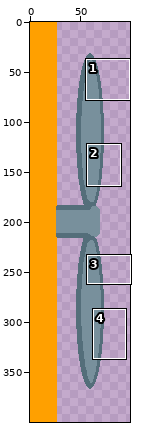
Pixel-art file, stored at Assets/Sprites/Fan.aseprite. The first picture is a wide view before the edit; the outline marks the close-up.
Close-up. Before the commit:
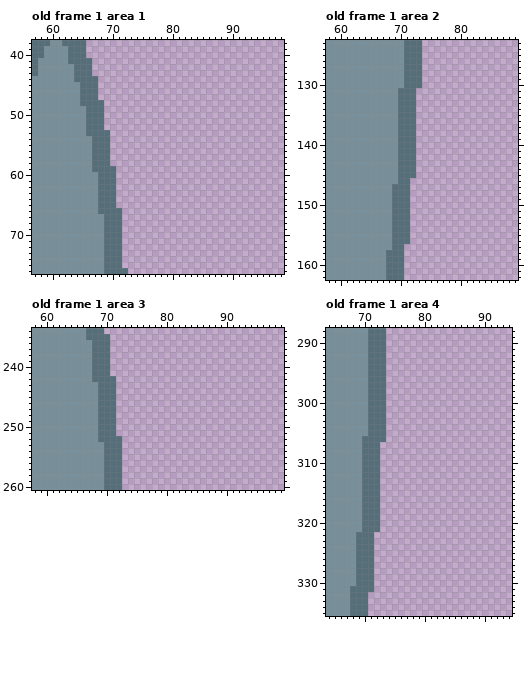
100x400 pixels, 1 frame. Shown: old frame 1 area 1: x 57..98, y 38..76; old frame 1 area 2: x 58..89, y 123..162; old frame 1 area 3: x 58..99, y 234..260; old frame 1 area 4: x 64..94, y 288..335. The commit also changed other frames or places, which this record leaves out.
The same view after the edit:
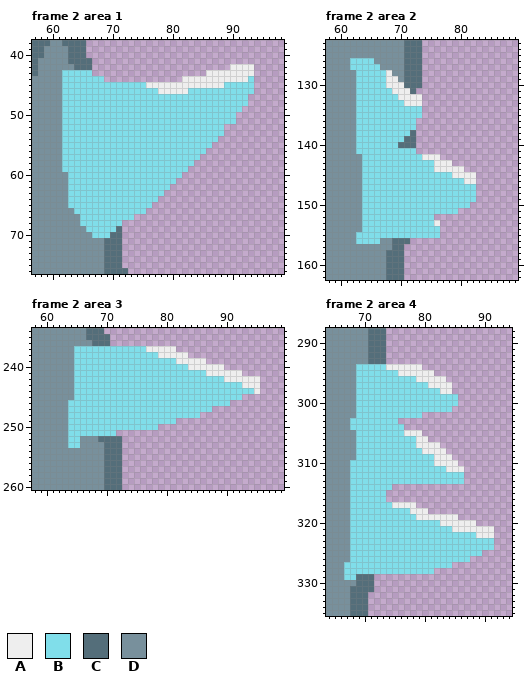
Palette (. is transparent): A #eeeeee  B #80deea  C #546e7a  D #78909c
A new or re-ordered frame is compared with the old frame closest to it.
Diff:
frames 1 -> 3
Changed rows in their new state; - is an unchanged pixel.
Frame 2 area 1 is new; against old frame 1:
first column x 62:
42 ----------------------------AAAA
43 BBBBB-------------------AAAAAAAA
44 BBBBBBB-------------AAAAAAAAAAAB
45 BBBBBBBBBBBBBBAAAAAAAAAAAAABBBBB
46 BBBBBBBBBBBBBBBBAAAAABBBBBBBBBBB
47 BBBBBBBBBBBBBBBBBBBBBBBBBBBBBBB-
48 BBBBBBBBBBBBBBBBBBBBBBBBBBBBBBB-
49 BBBBBBBBBBBBBBBBBBBBBBBBBBBBBB--
50 BBBBBBBBBBBBBBBBBBBBBBBBBBBBB---
51 BBBBBBBBBBBBBBBBBBBBBBBBBBBBB---
52 BBBBBBBBBBBBBBBBBBBBBBBBBBB-----
53 BBBBBBBBBBBBBBBBBBBBBBBBBBB-----
54 BBBBBBBBBBBBBBBBBBBBBBBBBB------
55 BBBBBBBBBBBBBBBBBBBBBBBBB-------
56 BBBBBBBBBBBBBBBBBBBBBBBB--------
57 BBBBBBBBBBBBBBBBBBBBBBB---------
58 BBBBBBBBBBBBBBBBBBBBBB----------
59 BBBBBBBBBBBBBBBBBBBBB-----------
60 -BBBBBBBBBBBBBBBBBBB------------
61 -BBBBBBBBBBBBBBBBBB-------------
62 -BBBBBBBBBBBBBBBBB--------------
63 -BBBBBBBBBBBBBBBB---------------
64 -BBBBBBBBBBBBBBB----------------
65 -BBBBBBBBBBBBBB-----------------
66 --BBBBBBBBBBBB------------------
67 ---BBBBBBBBB--------------------
68 ---BBBBBBB----------------------
69 ----BBBBB-----------------------
70 -----BBB------------------------
Frame 2 area 2 is new; against old frame 1:
first column x 62:
126 BBBB-----------------
127 BBBBB----------------
128 -BBBBBA--------------
129 -BBBBBAA-------------
130 -BBBBBAAA------------
131 -BBBBBBAAA-----------
132 -BBBBBBBAAAA---------
133 -BBBBBBBBAAA---------
134 -BBBBBBBBBBB---------
135 -BBBBBBBBBBB---------
136 -BBBBBBBBBB----------
137 -BBBBBBBBBB----------
138 -BBBBBBBBB-----------
139 -BBBBBBBB------------
140 -BBBBBBB-------------
141 -BBBBBBBBBB----------
142 --BBBBBBBBBBAAA------
143 --BBBBBBBBBBBBAAA----
144 --BBBBBBBBBBBBAAAAA--
145 --BBBBBBBBBBBBBBBAAAA
146 --BBBBBBBBBBBBBBBBBAA
147 --BBBBBBBBBBBBBBBBBBB
148 --BBBBBBBBBBBBBBBBBBB
149 --BBBBBBBBBBBBBBBBBBB
150 --BBBBBBBBBBBBBBBBBB-
151 --BBBBBBBBBBBBBBBB---
152 --BBBBBBBBBBBB-------
153 --BBBBBBBBBBBBA------
154 --BBBBBBBBBBBBB------
155 -BBBBBBBBBBBBBB------
156 -BBBB----------------
Frame 2 area 3 is new; against old frame 1:
first column x 64:
237 -BBBBBBBBBBBBAAAAA--------------
238 -BBBBBBBBBBBBBBAAAAA------------
239 -BBBBBBBBBBBBBBBBBAAAAA---------
240 -BBBBBBBBBBBBBBBBBBBAAAAAA------
241 -BBBBBBBBBBBBBBBBBBBBBBAAAAAA---
242 -BBBBBBBBBBBBBBBBBBBBBBBBBAAAAAA
243 -BBBBBBBBBBBBBBBBBBBBBBBBBBBBAAA
244 -BBBBBBBBBBBBBBBBBBBBBBBBBBBBBBA
245 -BBBBBBBBBBBBBBBBBBBBBBBBBBBB---
246 BBBBBBBBBBBBBBBBBBBBBBBBBBB-----
247 BBBBBBBBBBBBBBBBBBBBBBBB--------
248 BBBBBBBBBBBBBBBBBBBBBB----------
249 BBBBBBBBBBBBBBBBBB--------------
250 BBBBBBBBBBBBBBB-----------------
251 BBBBBBBB------------------------
252 BB------------------------------
253 BB------------------------------
Frame 2 area 4 is new; against old frame 1:
first column x 67:
294 --BBBBBAAAAAA------------
295 --BBBBBBBAAAAAA----------
296 --BBBBBBBBBBAAAAA--------
297 --BBBBBBBBBBBBAAAA-------
298 --BBBBBBBBBBBBBBAA-------
299 --BBBBBBBBBBBBBBBBB------
300 --BBBBBBBBBBBBBBBBB------
301 --BBBBBBBBBBBBBBBB-------
302 --BBBBBBBBBBB------------
303 -BBBBBBBB----------------
304 -BBBBBBBBB---------------
305 --BBBBBBBBAAA------------
306 --BBBBBBBBBBAA-----------
307 --BBBBBBBBBBAAAA---------
308 --BBBBBBBBBBBAAAA--------
309 --BBBBBBBBBBBBBAAA-------
310 -BBBBBBBBBBBBBBAAAA------
311 -BBBBBBBBBBBBBBBBAAA-----
312 -BBBBBBBBBBBBBBBBBBB-----
313 -BBBBBBBBBBBBBBBBBBB-----
314 -BBBBBBB-----------------
315 -BBBBBB------------------
316 -BBBBBB------------------
317 -BBBBBBBAAAA-------------
318 -BBBBBBBBBBAAA-----------
319 -BBBBBBBBBBBAAAAAAA------
320 -BBBBBBBBBBBBBBBAAAAAA---
321 -BBBBBBBBBBBBBBBBBAAAAAAA
322 -BBBBBBBBBBBBBBBBBBBBBAAA
323 -BBBBBBBBBBBBBBBBBBBBBBBB
324 -BBBBBBBBBBBBBBBBBBBBBBBB
325 -BBBBBBBBBBBBBBBBBBBBBB--
326 -BBBBBBBBBBBBBBBBBBBB----
327 BBBBBBBBBBBBBBBBBB-------
328 BBBBBBBBBBBBBBB----------
329 BB-----------------------
Where, in picture pixels (left, top, right, bottom), the same in both close-ups:
changed: (62, 64, 254, 238)
changed: (350, 58, 476, 244)
changed: (68, 346, 260, 448)
changed: (344, 364, 494, 580)
